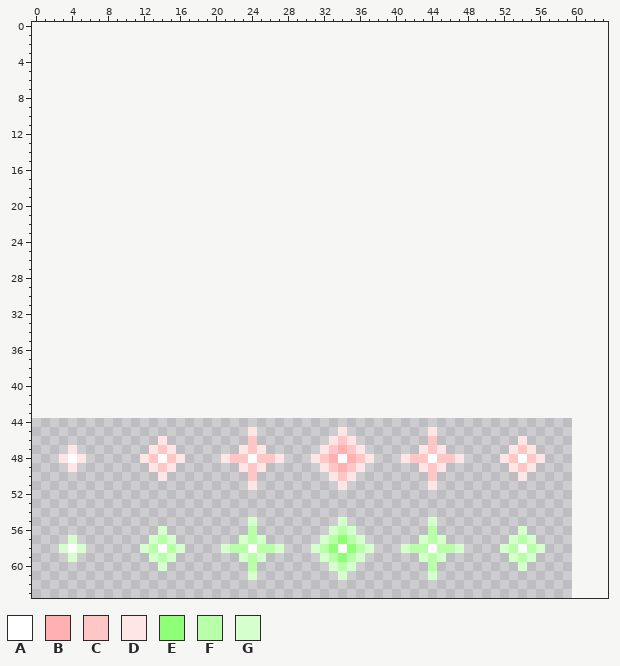
A pixel-art sprite gets an edit: opengltest/assets/projectiles.png. The first picture shows the starting point.
The file is 60x20 pixels. The old version is drawn lined up with the new one, on the new canvas.
Palette (. is transparent): A #ffffff  B #ffb0b0  C #ffc6c6  D #ffe6e6  E #8eff77  F #b9ffaa  G #d6ffce
And afterwards:
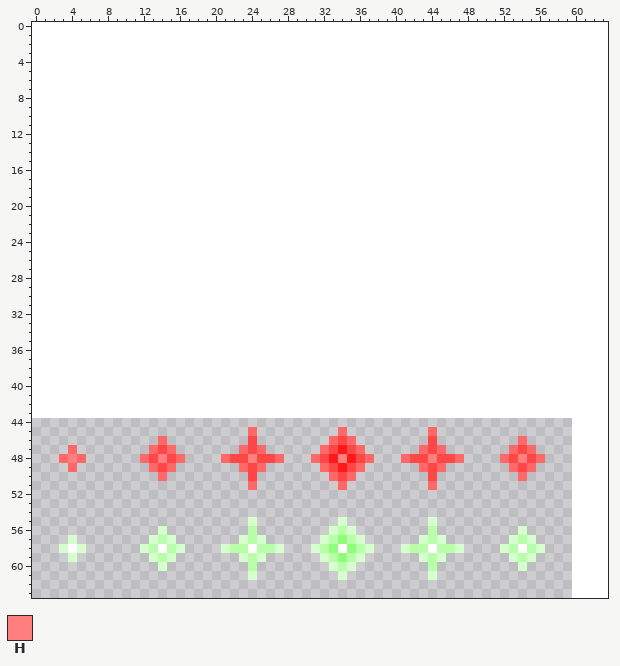
Colours new in this view: H #ff7f7f
From old to new:
canvas 60x20 -> 64x64, the old top-left corner now at 0,44
Colour B changes from #ffb0b0 to #ff1919.
Colour C changes from #ffc6c6 to #ff4747.
Colour D changes from #ffe6e6 to #ff6868.
The author put colour A in rows 0 to 43 at x 0 to 63; in rows 44 to 63 at x 60 to 63.
Colour A becomes colour H in row 48 at x 4, 14, 24, 34, 44 and 54.
Where, in picture pixels (left, top, right, bottom), the same in both pictures:
changed: (32, 22, 608, 598)
